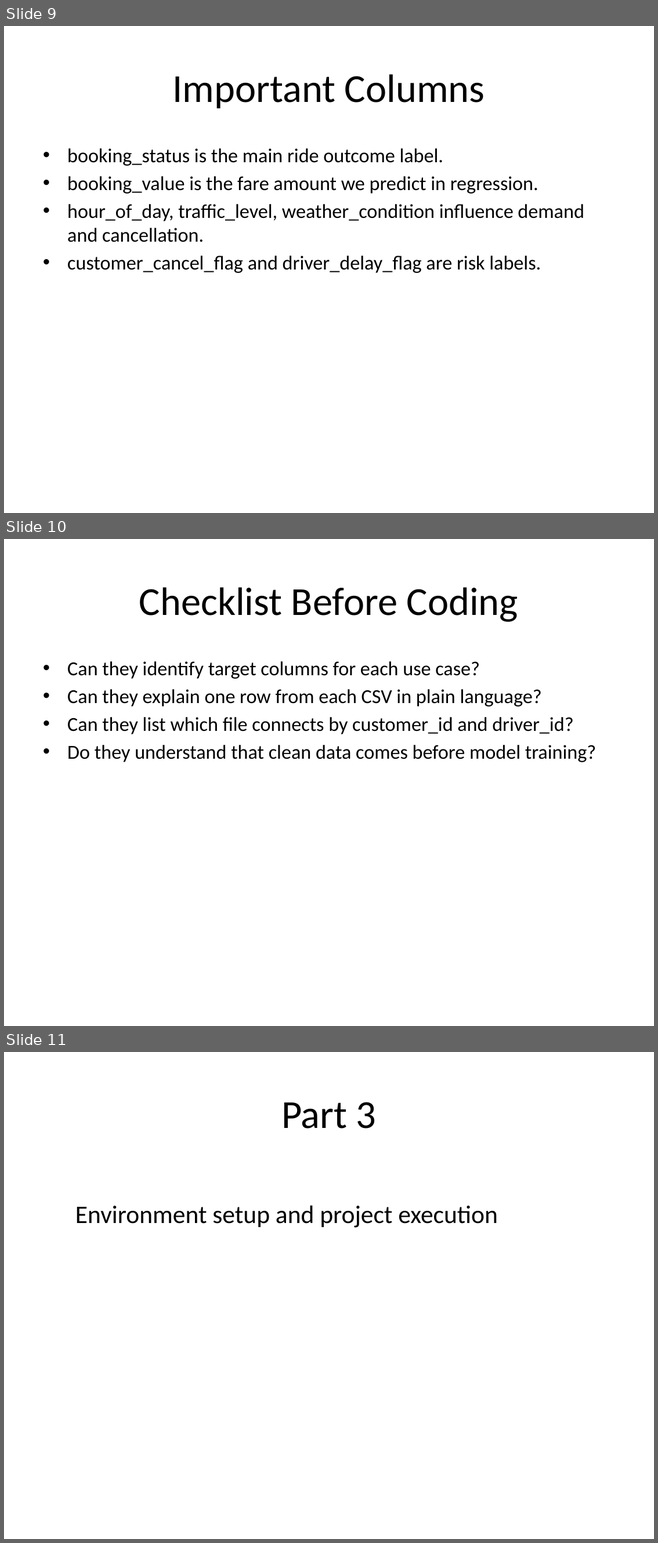
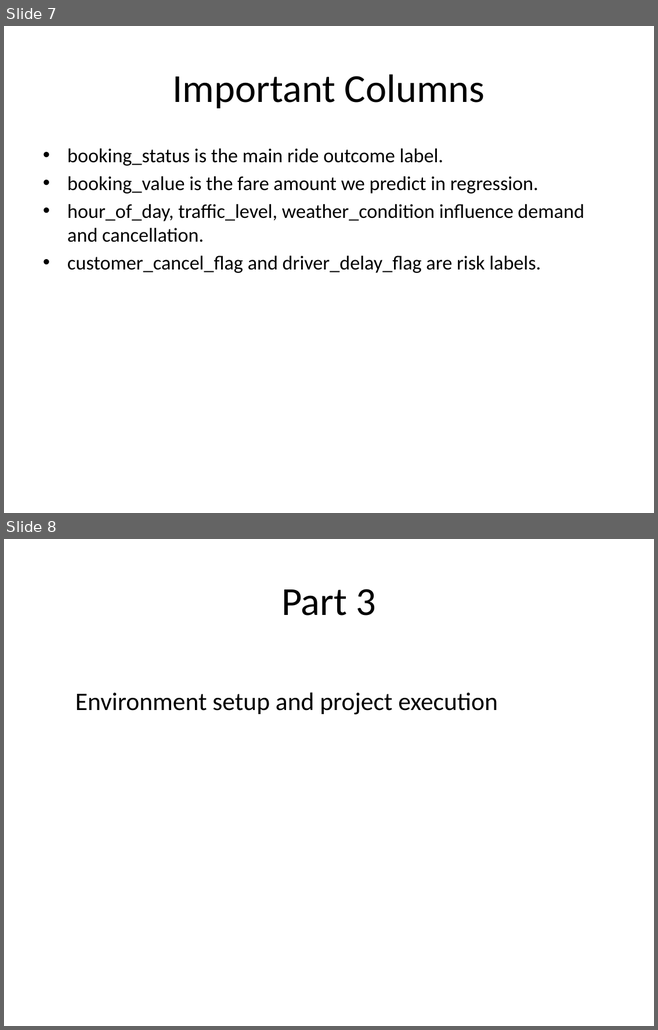
Before and after one commit to Meenakshipro/My-Projects, a slide deck: Project 3/docs/Rapido_Student_Teaching_Deck.pptx. Shown one above the other, each under a label of ours: slides 9, 10 and 11 before the commit, slides 7 and 8 after it. The pictures are 658x1543 and 658x1030 pixels, drawn with LibreOffice and Linux fonts; fonts in the diff are those of the drawing. Boxes give left, top, right and bottom in pixels: in the first picture for what was removed or moved away, otherwise in the second. Text is boxed around its words. In the diff, an @@ line names an element or a change of style, - is before the commit and + after.

```diff
--- a/Project 3/docs/Rapido_Student_Teaching_Deck.pptx
+++ b/Project 3/docs/Rapido_Student_Teaching_Deck.pptx
@@ slide 10 removed at [4,539,654,1026], background #FFFFFF @@
@@ title removed at [139,587,518,622] @@
-Checklist Before Coding
@@ text removed at [67,661,596,762] @@
-• Can they identify target columns for each use case?
-• Can they explain one row from each CSV in plain language?
-• Can they list which file connects by customer_id and driver_id?
-• Do they understand that clean data comes before model training?
@@ what was slide 9 is now slide 7 @@
@@ what was slide 11 is now slide 8 @@
```
Also in this commit, not shown: 13 slides changed, 1 slide added, 10 other slides removed, 4 other files.
